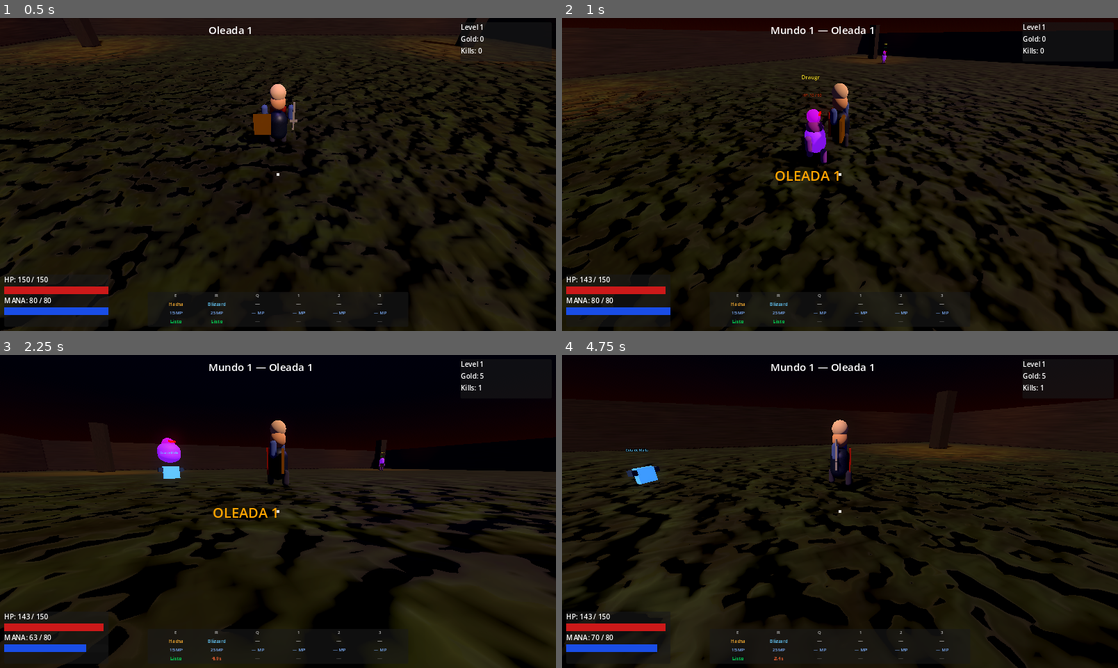
Above: before the commit, frames 1-4 (two rows, left to right).
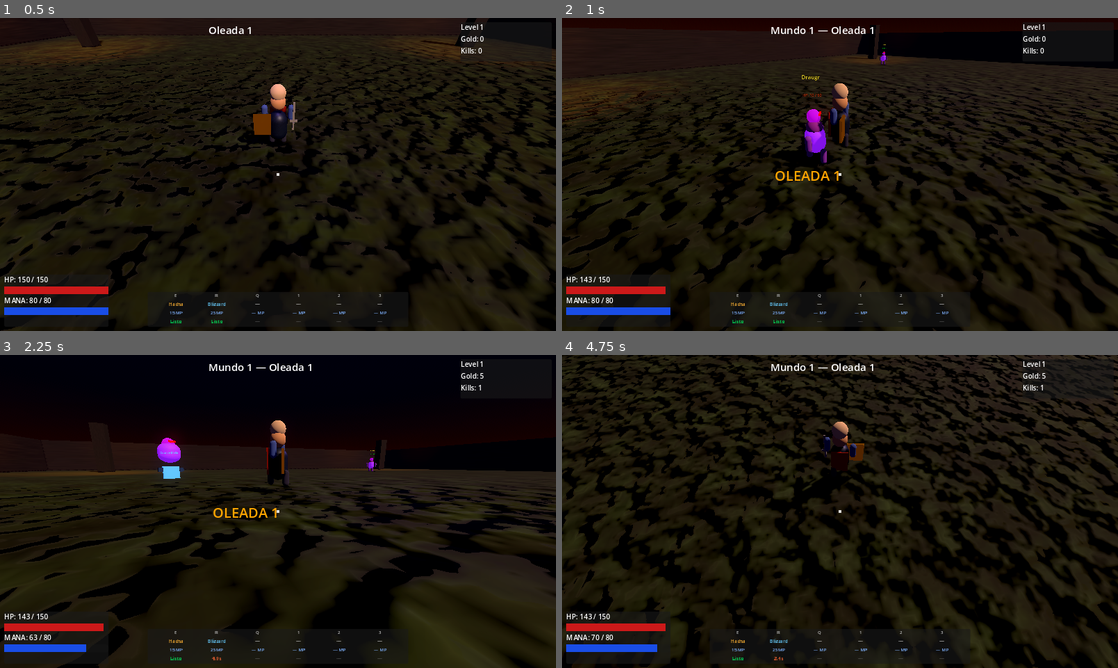
Above: after the commit, the same moments.

Repository: maicolrtu531-lab/michael
Game: Godot game, scene res://scenes/world/main.tscn
Two runs of this game, one before a commit and one after it. Both use one fixed random seed, a clock stepped at 60 frames per second and the inputs below.
Inputs (mouse positions are in pixels of both pictures, inside the frame that each line leads up to):
- Up to frame 1 (0.5 s): no input
- Up to frame 2 (1 s): tap Enter at 0.5 s; move the mouse to (962, 158) at 0.52 s; hold D (move_right) from 0.53 s (still down); right-click (962, 158) at 0.6 s
- Up to frame 3 (2.25 s): move the mouse to (166, 527) at 1.27 s; release D (move_right) at 1.28 s; hold S (move_backward) 1.28-2.03 s; click (166, 527) at 1.35 s; move the mouse to (333, 442) at 2.02 s; hold D (move_right) from 2.03 s (still down); tap R (blizzard) at 2.1 s
- Up to frame 4 (4.75 s): move the mouse to (812, 574) at 2.77 s; release D (move_right) at 2.78 s; hold W (move_forward) 2.78-3.53 s; tap Space (dodge) at 2.85 s; move the mouse to (1006, 558) at 3.52 s; hold T (lock_target) 3.53-4.28 s; hold A (move_left) from 3.53 s (still down); move the mouse to (673, 464) at 4.27 s; tap Q (spartan_rage) at 4.35 s

Frame 1 is identical in both runs. In frame 2, less than 0.1% of the frame differs, in the area x 56-59%, y 8-16%; in frame 3, less than 0.1%; in frame 4, 32%, in the area x 0-100%, y 0-100%.

Commit message:
fix: berserkers stuck in IDLE — increase detect_range to 50, reduce spawn fallback range

Diff:
--- a/godot-wrath/scripts/enemies/enemy_base.gd
+++ b/godot-wrath/scripts/enemies/enemy_base.gd
@@ -4,7 +4,7 @@
 @export var move_speed   : float = 3.5
 @export var attack_dmg   : int   = 12
 @export var attack_range : float = 1.8
-@export var detect_range : float = 14.0
+@export var detect_range : float = 50.0
 @export var exp_reward   : int   = 40
 @export var gold_reward  : int   = 8
 @export var enemy_name   : String = "Enemy"
--- a/godot-wrath/scripts/world/game_manager.gd
+++ b/godot-wrath/scripts/world/game_manager.gd
@@ -187,7 +187,7 @@
 		var pts = spawn_points.get_children()
 		if pts.size() > 0:
 			return pts[randi() % pts.size()].global_position + Vector3(0, 1, 0)
-	return Vector3(randf_range(-18, 18), 1, randf_range(-18, 18))
+	return Vector3(randf_range(-10, 10), 1, randf_range(-10, 10))
 
 func _on_enemy_died(_enemy) -> void:
 	enemies_alive -= 1
